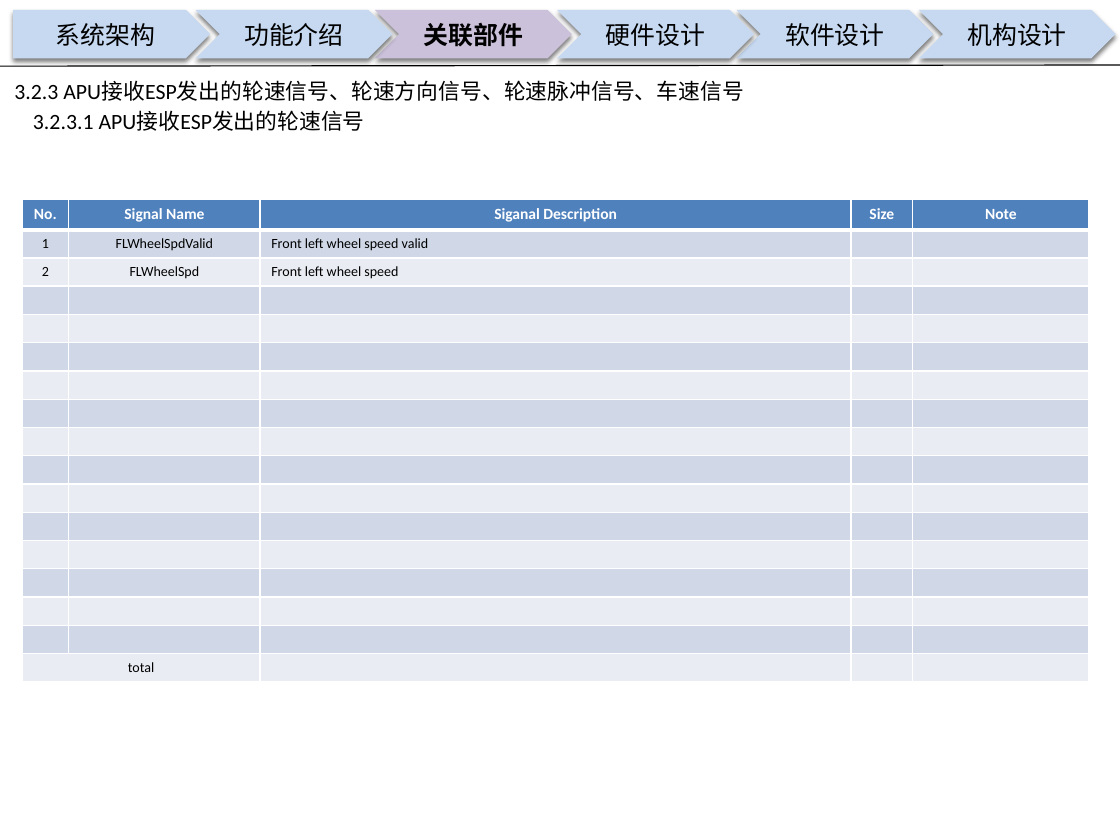
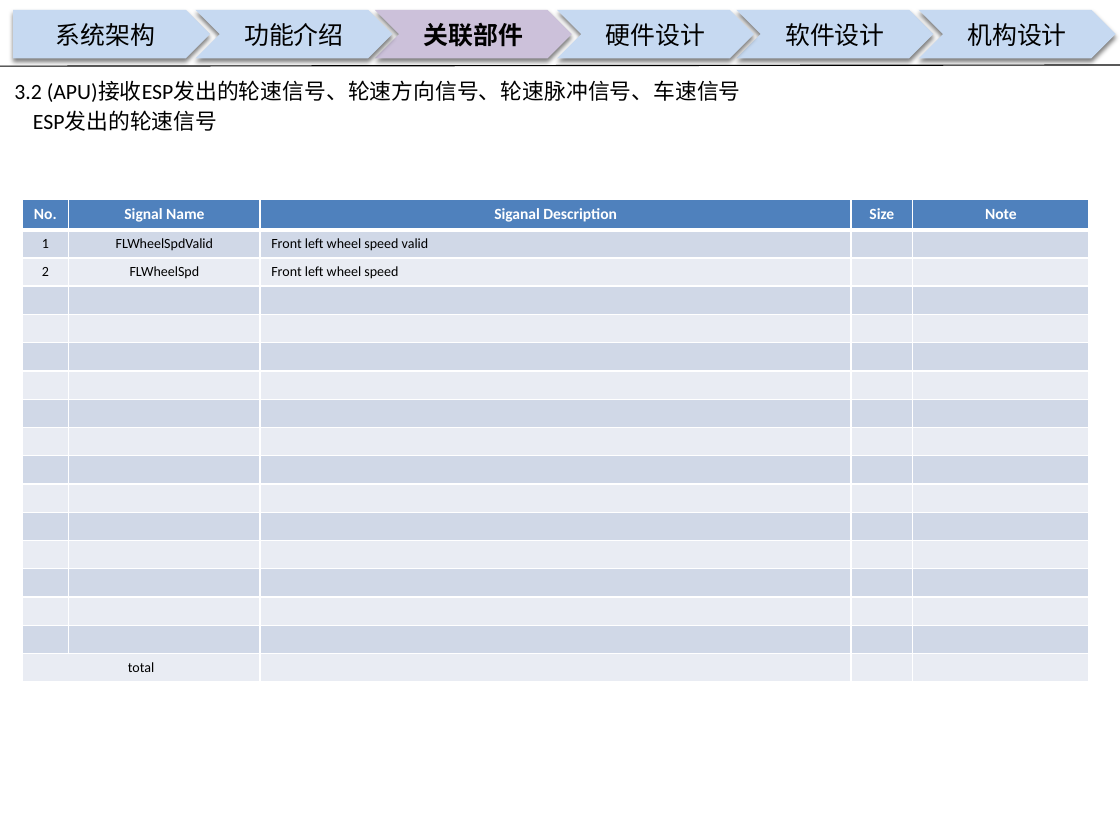
Before and after one commit to guruquan887/VAD01, a slide deck: slide 12 of 01需求分析/docs/specs/00APU设计构想书-VAD01-20180126.pptx. Drawn at 1120x840 pixels with LibreOffice and Linux fonts; fonts in the diff are those of the drawing; background and template pictures are left out. Boxes give left, top, right and bottom in pixels: in the first picture for what was removed or moved away, otherwise in the second. Text is boxed around its words. In the diff, an @@ line names an element or a change of style, - is before the commit and + after.

```diff
--- a/01需求分析/docs/specs/00APU设计构想书-VAD01-20180126.pptx
+++ b/01需求分析/docs/specs/00APU设计构想书-VAD01-20180126.pptx
@@ text at (14, 81, 741, 102): text changed @@
-3.2.3 APU接收ESP发出的轮速信号、轮速方向信号、轮速脉冲信号、车速信号
+3.2 (APU)接收ESP发出的轮速信号、轮速方向信号、轮速脉冲信号、车速信号
@@ text at (33, 111, 217, 131): text changed @@
-3.2.3.1 APU接收ESP发出的轮速信号
+ESP发出的轮速信号
```
Also in this commit, not shown: 9 other slides changed, 3 slides added, 1 other file.
